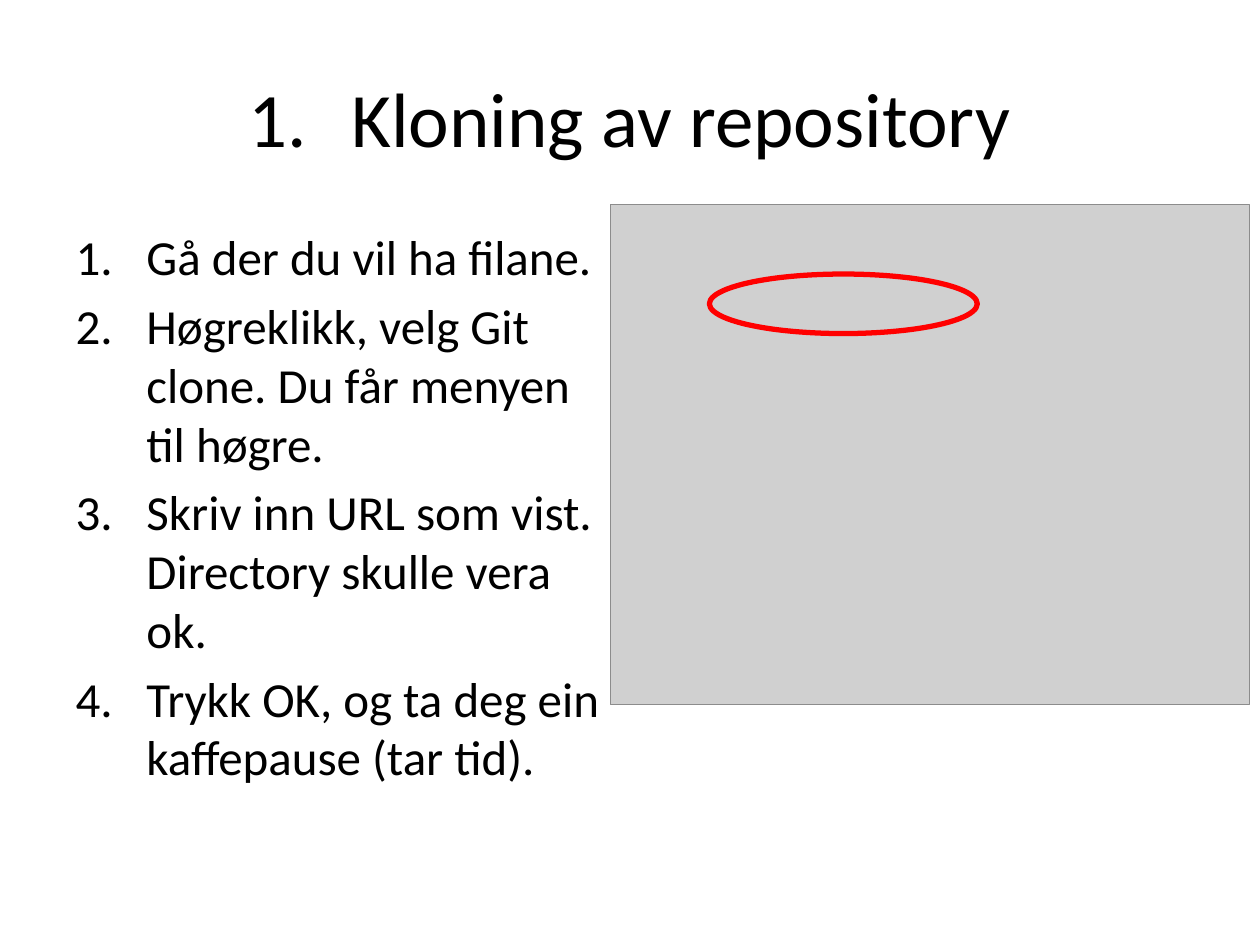
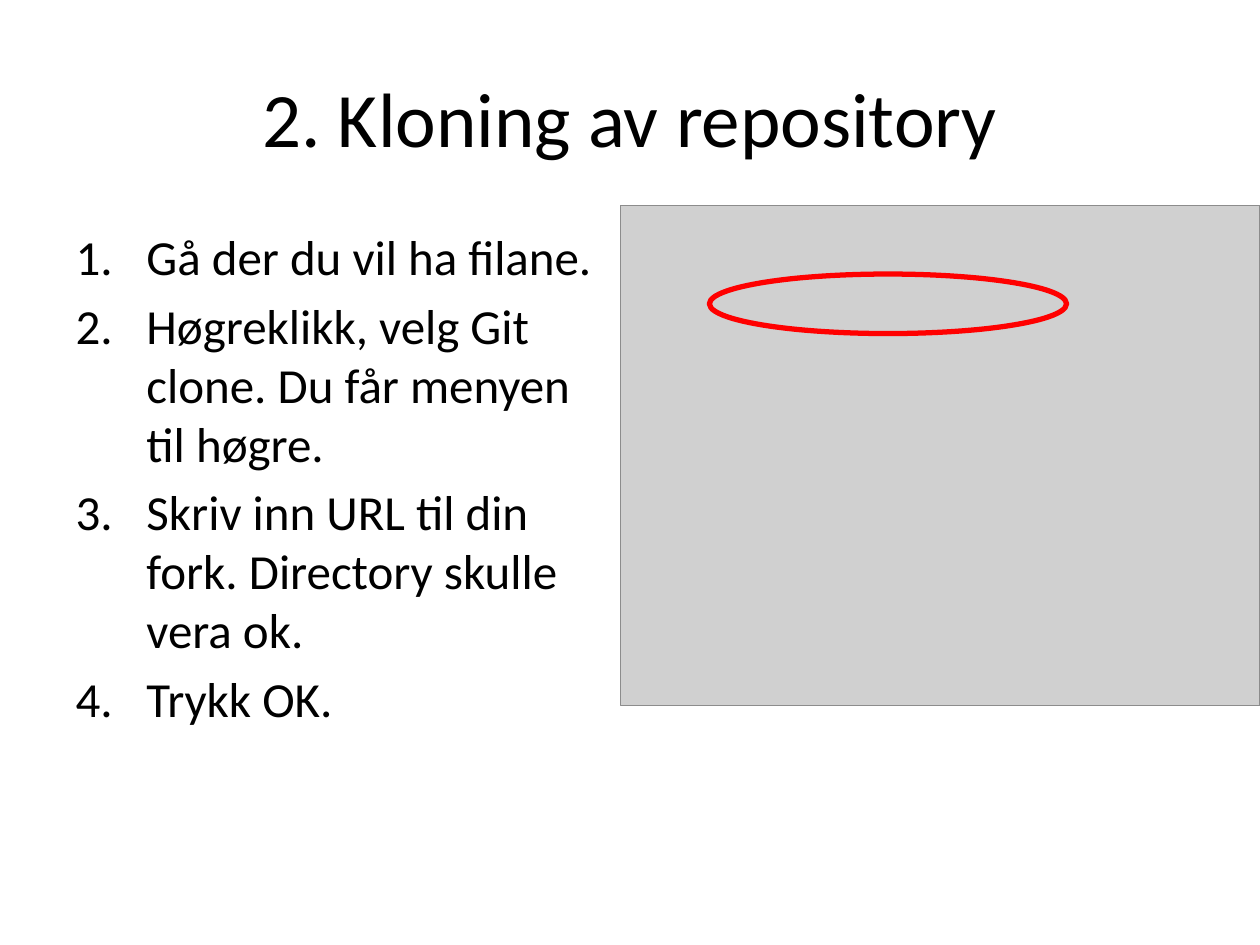
Before and after one commit to CRAVA/crava, a slide deck: slide 5 of doc/Gitforsmarties.pptx (slide 3 before the commit). Drawn at 1260x945 pixels with LibreOffice and Linux fonts; fonts in the diff are those of the drawing; grey boxes stand for pictures. Boxes give left, top, right and bottom in pixels: in the first picture for what was removed or moved away, otherwise in the second. Text is boxed around its words. In the diff, an @@ line names an element or a change of style, - is before the commit and + after.

```diff
--- a/doc/Gitforsmarties.pptx
+++ b/doc/Gitforsmarties.pptx
@@ title at [262,93,997,161]: text changed @@
-1. Kloning av repository
+2. Kloning av repository
@@ picture: place and size @@
-picture at [610,204,1249,704]
+picture at [621,205,1260,706]
@@ ellipse: place and size @@
-ellipse at [709,275,978,334]
+ellipse at [709,275,1066,334]
@@ text at [146,496,557,725]: text changed @@
-3. Skriv inn URL som vist. Directory skulle vera ok.
-4. Trykk OK, og ta deg ein kaffepause (tar tid).
+3. Skriv inn URL til din fork. Directory skulle vera ok.
+4. Trykk OK.
```
Also in this commit, not shown: 8 other slides changed, 4 slides added.
